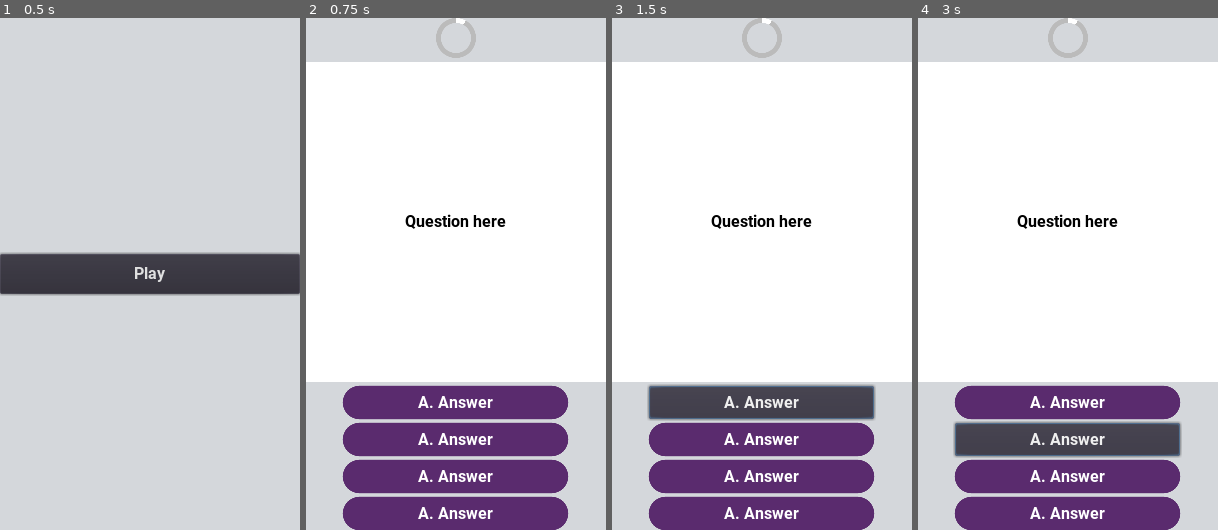
Above: before the commit, frames 1-4 (left to right).
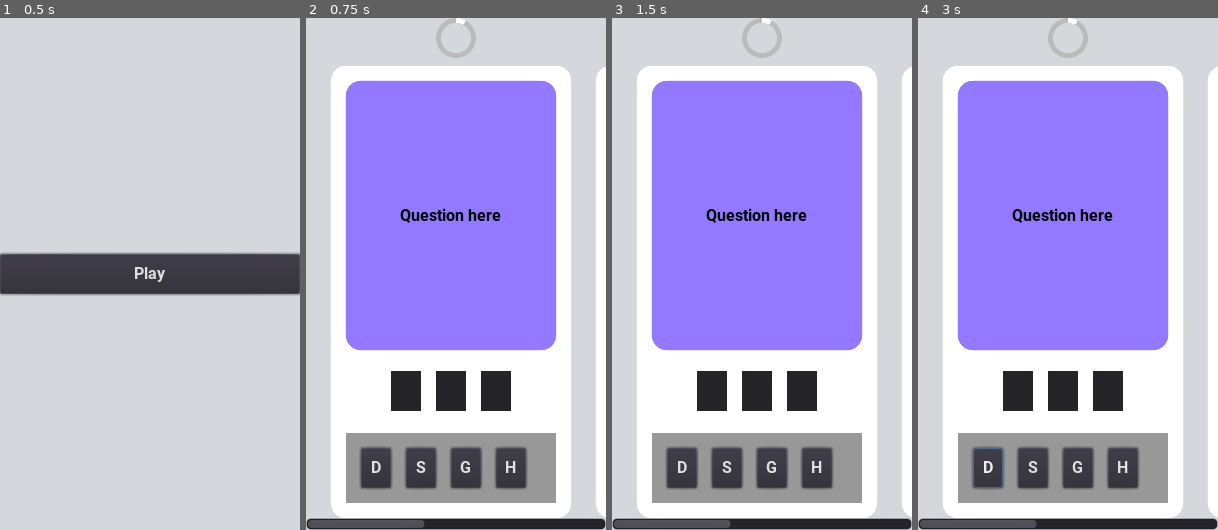
Above: after the commit, the same moments.

Repository: LoneDespair/comsci-card_game
Game: Godot game, scene res://src/main/main.tscn
Same seed, same stepped clock (60 frames per second), same inputs: the game is played once before the commit and once after it. Before the commit the project has no main scene; this scene is started directly in both runs.
Inputs (mouse positions are in pixels of both pictures, inside the frame that each line leads up to):
- Up to frame 1 (0.5 s): no input
- Up to frame 2 (0.75 s): click "Play" at 0.5 s
- Up to frame 3 (1.5 s): click (762, 402) at 1.25 s, where only the run before the commit has a clickable "A. Answer"
- Up to frame 4 (3 s): click (987, 468) at 2 s, where only the run after the commit has a clickable "D"; click (1068, 437) at 2.75 s, where only the run before the commit has a clickable "A. Answer"

Frame 1 is identical in both runs. In frame 2, 73% of the frame differs, in the area x 0-100%, y 8-100%; in frame 3, 73%; in frame 4, 73%.

Commit message:
play ui changes

Diff:
--- a/project.godot
+++ b/project.godot
@@ -11,12 +11,15 @@
 [application]
 
 config/name="adet_midterms"
+run/main_scene="res://src/main/main.tscn"
 config/icon="res://icon.png"
 
 [display]
 
 window/size/width=300
 window/size/height=512
+window/stretch/mode="2d"
+window/stretch/aspect="keep"
 
 [gui]
 
--- /dev/null
+++ b/src/play/card.tscn
@@ -0,0 +1,139 @@
+[gd_scene load_steps=4 format=2]
+
+[sub_resource type="StyleBoxFlat" id=2]
+content_margin_left = 15.0
+content_margin_right = 15.0
+content_margin_top = 15.0
+content_margin_bottom = 15.0
+bg_color = Color( 1, 1, 1, 1 )
+corner_radius_top_left = 15
+corner_radius_top_right = 15
+corner_radius_bottom_right = 15
+corner_radius_bottom_left = 15
+
+[sub_resource type="StyleBoxFlat" id=3]
+content_margin_left = 15.0
+content_margin_right = 15.0
+content_margin_top = 15.0
+content_margin_bottom = 15.0
+bg_color = Color( 0.580392, 0.478431, 1, 1 )
+corner_radius_top_left = 15
+corner_radius_top_right = 15
+corner_radius_bottom_right = 15
+corner_radius_bottom_left = 15
+
+[sub_resource type="StyleBoxFlat" id=4]
+content_margin_left = 15.0
+content_margin_right = 15.0
+content_margin_top = 15.0
+content_margin_bottom = 15.0
+
+[node name="card" type="PanelContainer"]
+margin_top = 44.0
+margin_right = 270.0
+margin_bottom = 444.0
+rect_min_size = Vector2( 240, 400 )
+rect_pivot_offset = Vector2( 135, 100 )
+size_flags_horizontal = 3
+size_flags_vertical = 3
+custom_styles/panel = SubResource( 2 )
+
+[node name="VBoxContainer" type="VBoxContainer" parent="."]
+margin_left = 15.0
+margin_top = 15.0
+margin_right = 255.0
+margin_bottom = 385.0
+
+[node name="VBoxContainer" type="VBoxContainer" parent="VBoxContainer"]
+margin_right = 240.0
+margin_bottom = 296.0
+size_flags_vertical = 3
+
+[node name="question" type="Label" parent="VBoxContainer/VBoxContainer"]
+margin_right = 240.0
+margin_bottom = 217.0
+size_flags_vertical = 3
+custom_styles/normal = SubResource( 3 )
+text = "Question here"
+align = 1
+valign = 1
+
+[node name="HBoxContainer" type="HBoxContainer" parent="VBoxContainer/VBoxContainer"]
+margin_top = 221.0
+margin_right = 240.0
+margin_bottom = 296.0
+rect_min_size = Vector2( 0, 75 )
+custom_constants/separation = 15
+alignment = 1
+
+[node name="Panel" type="Panel" parent="VBoxContainer/VBoxContainer/HBoxContainer"]
+margin_left = 60.0
+margin_top = 17.0
+margin_right = 90.0
+margin_bottom = 57.0
+rect_min_size = Vector2( 30, 40 )
+size_flags_vertical = 6
+
+[node name="Panel2" type="Panel" parent="VBoxContainer/VBoxContainer/HBoxContainer"]
+margin_left = 105.0
+margin_top = 17.0
+margin_right = 135.0
+margin_bottom = 57.0
+rect_min_size = Vector2( 30, 40 )
+size_flags_vertical = 6
+
+[node name="Panel3" type="Panel" parent="VBoxContainer/VBoxContainer/HBoxContainer"]
+margin_left = 150.0
+margin_top = 17.0
+margin_right = 180.0
+margin_bottom = 57.0
+rect_min_size = Vector2( 30, 40 )
+size_flags_vertical = 6
+
+[node name="PanelContainer2" type="PanelContainer" parent="VBoxContainer"]
+margin_top = 300.0
+margin_right = 240.0
+margin_bottom = 370.0
+custom_styles/panel = SubResource( 4 )
+
+[node name="HFlowContainer" type="HFlowContainer" parent="VBoxContainer/PanelContainer2"]
+margin_left = 15.0
+margin_top = 15.0
+margin_right = 225.0
+margin_bottom = 55.0
+custom_constants/hseparation = 15
+
+[node name="Button" type="Button" parent="VBoxContainer/PanelContainer2/HFlowContainer"]
+margin_right = 30.0
+margin_bottom = 40.0
+rect_min_size = Vector2( 30, 40 )
+size_flags_horizontal = 0
+size_flags_vertical = 0
+text = "D"
+
+[node name="Button2" type="Button" parent="VBoxContainer/PanelContainer2/HFlowContainer"]
+margin_left = 45.0
+margin_right = 75.0
+margin_bottom = 40.0
+rect_min_size = Vector2( 30, 40 )
+size_flags_horizontal = 0
+size_flags_vertical = 0
+text = "S"
+
+[node name="Button3" type="Button" parent="VBoxContainer/PanelContainer2/HFlowContainer"]
+margin_left = 90.0
+margin_right = 120.0
+margin_bottom = 40.0
+rect_min_size = Vector2( 30, 40 )
+size_flags_horizontal = 0
+size_flags_vertical = 0
+text = "G"
+
+[node name="Button4" type="Button" parent="VBoxContainer/PanelContainer2/HFlowContainer"]
+margin_left = 135.0
+margin_right = 165.0
+margin_bottom = 40.0
+rect_min_size = Vector2( 30, 40 )
+size_flags_horizontal = 0
+size_flags_vertical = 0
+text = "H"
--- a/src/play/play.tscn
+++ b/src/play/play.tscn
@@ -2,9 +2,7 @@
 
 [ext_resource path="res://src/play/initiator.gd" type="Script" id=1]
 [ext_resource path="res://src/play/circular_progress.png" type="Texture" id=2]
-
-[sub_resource type="StyleBoxFlat" id=1]
-bg_color = Color( 1, 1, 1, 1 )
+[ext_resource path="res://src/play/card.tscn" type="PackedScene" id=3]
 
 [node name="play" type="Node"]
 
@@ -26,59 +24,46 @@
 tint_under = Color( 0.737255, 0.737255, 0.737255, 1 )
 nine_patch_stretch = true
 
-[node name="question" type="Label" parent="content"]
+[node name="Control" type="Control" parent="content"]
 margin_top = 44.0
 margin_right = 300.0
-margin_bottom = 364.0
+margin_bottom = 44.0
+
+[node name="ScrollContainer" type="ScrollContainer" parent="content"]
+margin_top = 48.0
+margin_right = 300.0
+margin_bottom = 512.0
 size_flags_vertical = 3
-custom_styles/normal = SubResource( 1 )
-text = "Question here"
-align = 1
-valign = 1
+follow_focus = true
+scroll_deadzone = 10
 
-[node name="answer_1" type="Button" parent="content"]
-margin_left = 37.0
-margin_top = 368.0
-margin_right = 262.0
-margin_bottom = 401.0
-rect_min_size = Vector2( 225, 0 )
-size_flags_horizontal = 4
-size_flags_vertical = 4
-theme_type_variation = "AnswerButton"
-text = "A. Answer"
+[node name="HBoxContainer" type="HBoxContainer" parent="content/ScrollContainer"]
+margin_right = 795.0
+margin_bottom = 452.0
+size_flags_horizontal = 3
+size_flags_vertical = 3
+custom_constants/separation = 25
 
-[node name="answer_2" type="Button" parent="content"]
-margin_left = 37.0
-margin_top = 405.0
-margin_right = 262.0
-margin_bottom = 438.0
-rect_min_size = Vector2( 225, 0 )
-size_flags_horizontal = 4
-size_flags_vertical = 4
-theme_type_variation = "AnswerButton"
-text = "A. Answer"
+[node name="Control" type="Control" parent="content/ScrollContainer/HBoxContainer"]
+margin_bottom = 452.0
 
-[node name="answer_3" type="Button" parent="content"]
-margin_left = 37.0
-margin_top = 442.0
-margin_right = 262.0
-margin_bottom = 475.0
-rect_min_size = Vector2( 225, 0 )
-size_flags_horizontal = 4
-size_flags_vertical = 4
-theme_type_variation = "AnswerButton"
-text = "A. Answer"
+[node name="card" parent="content/ScrollContainer/HBoxContainer" instance=ExtResource( 3 )]
+margin_left = 25.0
+margin_top = 0.0
+margin_right = 265.0
+margin_bottom = 452.0
 
-[node name="answer_4" type="Button" parent="content"]
-margin_left = 37.0
-margin_top = 479.0
-margin_right = 262.0
-margin_bottom = 512.0
-rect_min_size = Vector2( 225, 0 )
-size_flags_horizontal = 4
-size_flags_vertical = 4
-theme_type_variation = "AnswerButton"
-text = "A. Answer"
+[node name="card2" parent="content/ScrollContainer/HBoxContainer" instance=ExtResource( 3 )]
+margin_left = 290.0
+margin_top = 0.0
+margin_right = 530.0
+margin_bottom = 452.0
+
+[node name="card3" parent="content/ScrollContainer/HBoxContainer" instance=ExtResource( 3 )]
+margin_left = 555.0
+margin_top = 0.0
+margin_right = 795.0
+margin_bottom = 452.0
 
 [node name="initiator" type="Node" parent="."]
 script = ExtResource( 1 )
Not shown, added: export_presets.cfg
